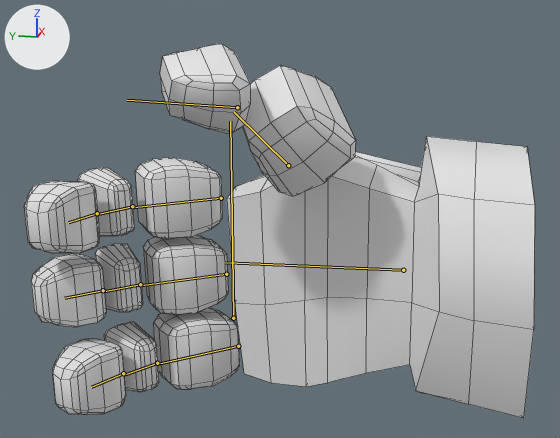
An edit to the FBX model PFATAL/Assets/_Graph/Meshes/Chara/SMSH_RIG_Hand_Character.fbx, drawn before and after from the same camera.
The view is the same before and after, from a camera (50 mm lens) standing at (-0.438, -0.058, 0.104) and looking at (-0.055, 0.019, 0.008). The lights are fixed; the arrows at upper left show +X, +Y and +Z. The picture after the commit comes second. Both versions are drawn at frame 6 of the action 'Hand|additive_pickupItem'; the numbers are the values there. The bones that bend it are drawn over the model as lines. Mesh edges are drawn as thin lines.

In view in the first picture: 'msh_hand_character'.
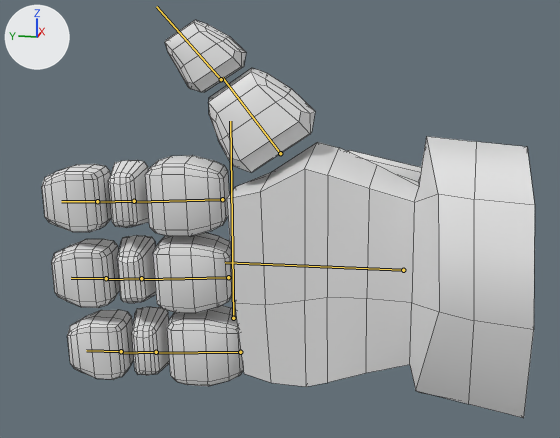
Where the change shows, as pixel boxes (x1, y1, x2, y2) in the pictures (560 x 438 px):
'msh_hand_character', posed (6% taller): before (24, 44, 535, 418); after (42, 20, 535, 418)
bone 'Thumb_01', root to tip: before (288, 165) to (234, 112); after (280, 153) to (222, 77)
bone 'Thumb_02', root to tip: before (237, 107) to (127, 100); after (221, 79) to (156, 6)
bone 'Finger01.01', root to tip: before (221, 198) to (133, 207); after (222, 199) to (133, 202)
bone 'Finger01.02', root to tip: before (132, 206) to (99, 214); after (134, 201) to (96, 202)
bone 'Finger01.03', root to tip: before (97, 213) to (68, 222); after (97, 201) to (61, 201)
bone 'Finger02.01', root to tip: before (226, 274) to (141, 285); after (228, 277) to (141, 279)
bone 'Finger02.02', root to tip: before (140, 284) to (104, 291); after (141, 278) to (105, 279)
bone 'Finger02.03', root to tip: before (103, 290) to (64, 298); after (106, 278) to (71, 278)
bone 'Finger03.01', root to tip: before (238, 346) to (158, 364); after (240, 352) to (155, 353)
bone 'Finger03.02', root to tip: before (157, 363) to (125, 374); after (156, 352) to (120, 353)
bone 'Finger03.03', root to tip: before (123, 373) to (91, 387); after (121, 351) to (86, 350)

The change, as a diff of the scene's bpy script:
```diff
--- a/PFATAL/Assets/_Graph/Meshes/Chara/SMSH_RIG_Hand_Character.fbx.py
+++ b/PFATAL/Assets/_Graph/Meshes/Chara/SMSH_RIG_Hand_Character.fbx.py
@@ bone_thumb_01 @@
 bone_thumb_01 = bpy.data.objects['Hand'].pose.bones['Thumb_01']  # child of 'Hand'
-bone_thumb_01.location = (-0.0187, -0.0063, 0.0033)
-bone_thumb_01.rotation_quaternion = (0.604, 0.29, -0.709, 0.221)  # degrees (-12, -100, 55)
+bone_thumb_01.location = (0.0, 0.0, 0.0)
+bone_thumb_01.rotation_quaternion = (1.0, 0.0, 0.0, 0.0)  # degrees (0, 0, 0)
@@ bone_thumb_02 @@
 bone_thumb_02 = bpy.data.objects['Hand'].pose.bones['Thumb_02']  # child of 'Thumb_01'
-bone_thumb_02.rotation_quaternion = (0.924, 0.0, 0.0, 0.382)  # degrees (0, 0, 45)
+bone_thumb_02.rotation_quaternion = (1.0, 0.0, 0.0, 0.0)  # degrees (0, 0, 0)
@@ bone_finger01_01 @@
 bone_finger01_01 = bpy.data.objects['Hand'].pose.bones['Finger01.01']  # child of 'Hand'
-bone_finger01_01.location = (0.0131, 0.0027, -0.0018)
-bone_finger01_01.rotation_quaternion = (0.979, 0.002, -0.012, 0.202)  # degrees (0, -1, 23)
+bone_finger01_01.location = (0.0, 0.0, 0.0)
+bone_finger01_01.rotation_quaternion = (1.0, 0.0, 0.0, 0.0)  # degrees (0, 0, 0)
@@ bone_finger01_02 @@
 bone_finger01_02 = bpy.data.objects['Hand'].pose.bones['Finger01.02']  # child of 'Finger01.01'
-bone_finger01_02.rotation_quaternion = (0.979, 0.0, 0.0, 0.202)  # degrees (0, 0, 23)
+bone_finger01_02.rotation_quaternion = (1.0, 0.0, 0.0, 0.0)  # degrees (0, 0, 0)
@@ bone_finger01_03 @@
 bone_finger01_03 = bpy.data.objects['Hand'].pose.bones['Finger01.03']  # child of 'Finger01.02'
-bone_finger01_03.rotation_quaternion = (0.979, 0.0, 0.0, 0.202)  # degrees (0, 0, 23)
+bone_finger01_03.rotation_quaternion = (1.0, 0.0, 0.0, 0.0)  # degrees (0, 0, 0)
@@ bone_finger02_01 @@
 bone_finger02_01 = bpy.data.objects['Hand'].pose.bones['Finger02.01']  # child of 'Hand'
-bone_finger02_01.location = (0.0131, 0.0027, -0.0018)
-bone_finger02_01.rotation_quaternion = (0.98, 0.0, 0.0, 0.199)  # degrees (0, 0, 23)
+bone_finger02_01.location = (0.0, 0.0, 0.0)
+bone_finger02_01.rotation_quaternion = (1.0, 0.0, 0.0, 0.0)  # degrees (0, 0, 0)
@@ bone_finger02_02 @@
 bone_finger02_02 = bpy.data.objects['Hand'].pose.bones['Finger02.02']  # child of 'Finger02.01'
-bone_finger02_02.rotation_quaternion = (0.997, 0.0, 0.0, 0.08)  # degrees (0, 0, 9)
+bone_finger02_02.rotation_quaternion = (1.0, 0.0, 0.0, 0.0)  # degrees (0, 0, 0)
@@ bone_finger02_03 @@
 bone_finger02_03 = bpy.data.objects['Hand'].pose.bones['Finger02.03']  # child of 'Finger02.02'
-bone_finger02_03.rotation_quaternion = (0.998, 0.0, 0.0, 0.069)  # degrees (0, 0, 8)
+bone_finger02_03.rotation_quaternion = (1.0, 0.0, 0.0, 0.0)  # degrees (0, 0, 0)
@@ bone_finger03_01 @@
 bone_finger03_01 = bpy.data.objects['Hand'].pose.bones['Finger03.01']  # child of 'Hand'
-bone_finger03_01.location = (0.0131, 0.0027, -0.0018)
-bone_finger03_01.rotation_quaternion = (0.966, 0.0, 0.0, 0.26)  # degrees (0, 0, 30)
+bone_finger03_01.location = (0.0, 0.0, 0.0)
+bone_finger03_01.rotation_quaternion = (1.0, 0.0, 0.0, 0.0)  # degrees (0, 0, 0)
@@ bone_finger03_02 @@
 bone_finger03_02 = bpy.data.objects['Hand'].pose.bones['Finger03.02']  # child of 'Finger03.01'
-bone_finger03_02.rotation_quaternion = (0.99, 0.0, 0.0, 0.14)  # degrees (0, 0, 16)
+bone_finger03_02.rotation_quaternion = (1.0, 0.0, 0.0, 0.0)  # degrees (0, 0, 0)
@@ bone_finger03_03 @@
 bone_finger03_03 = bpy.data.objects['Hand'].pose.bones['Finger03.03']  # child of 'Finger03.02'
-bone_finger03_03.rotation_quaternion = (0.995, 0.0, 0.0, 0.1)  # degrees (0, 0, 11)
+bone_finger03_03.rotation_quaternion = (1.0, 0.0, 0.0, 0.0)  # degrees (0, 0, 0)
```
